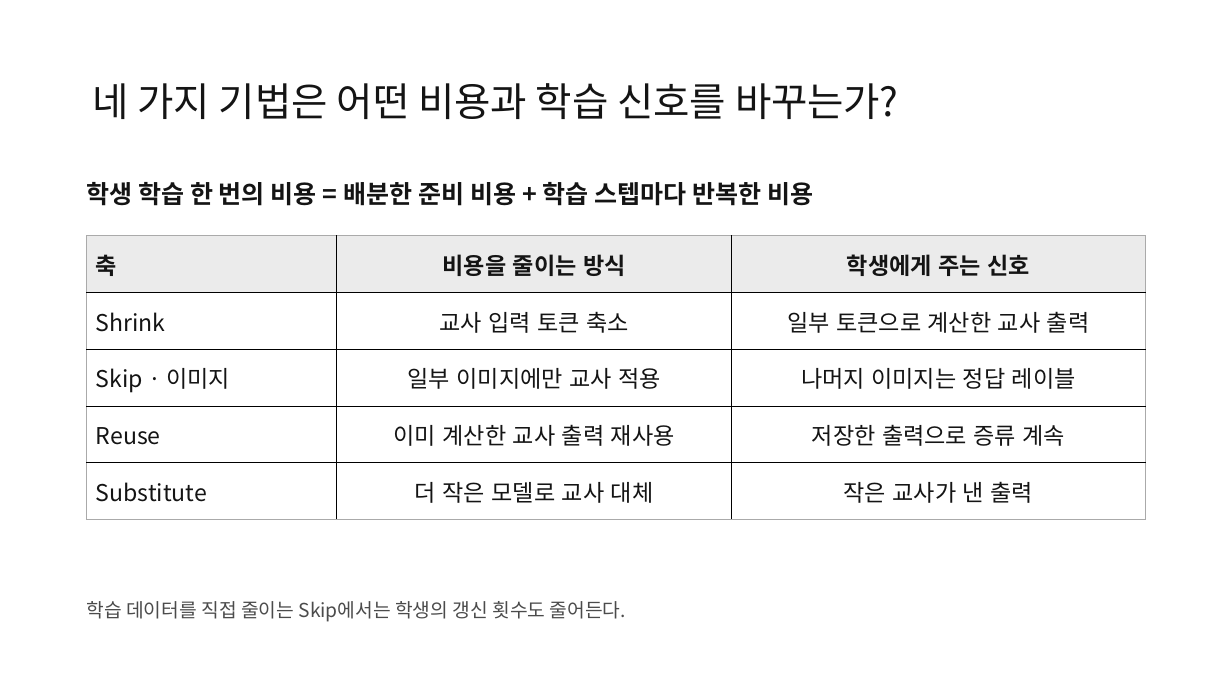
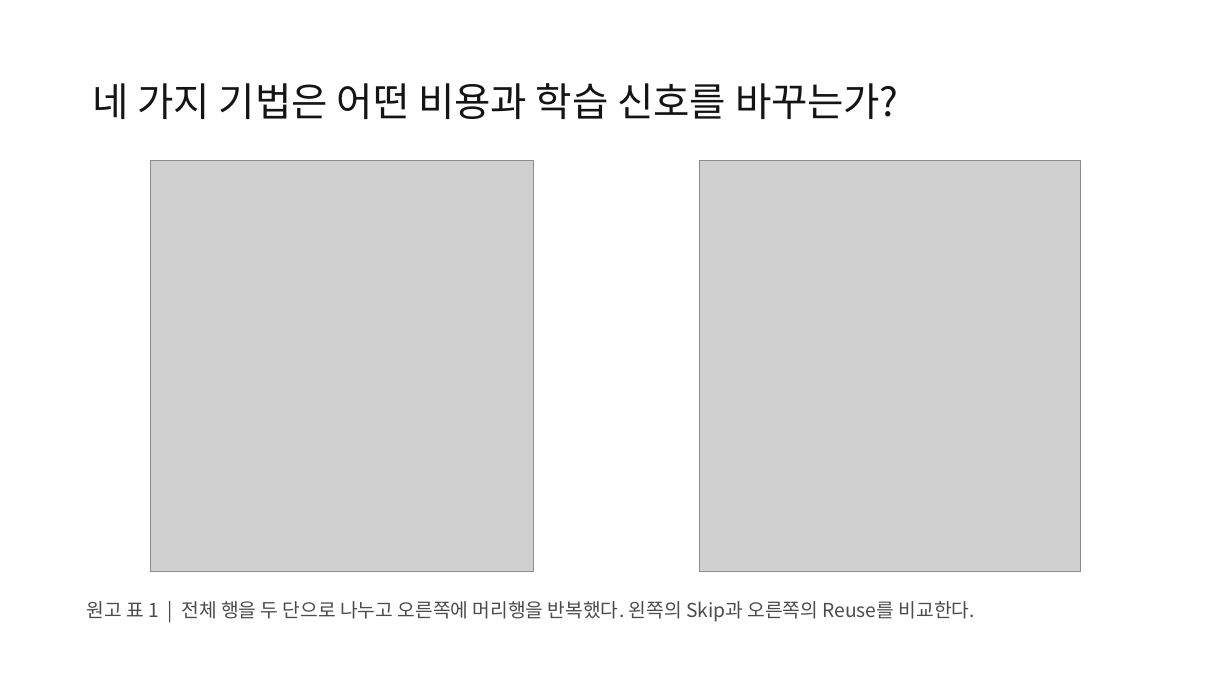
Before and after one commit to jeehoo0507/Efficient-KD-for-Vision, a slide deck: slide 5 of presentations/vision-kd-seminar/EKD-seminar.pptx. Drawn at 1232x693 pixels with LibreOffice and Linux fonts; fonts in the diff are those of the drawing; grey boxes stand for pictures. Boxes give left, top, right and bottom in pixels: in the first picture for what was removed or moved away, otherwise in the second. Text is boxed around its words. In the diff, an @@ line names an element or a change of style, - is before the commit and + after.

```diff
--- a/presentations/vision-kd-seminar/EKD-seminar.pptx
+++ b/presentations/vision-kd-seminar/EKD-seminar.pptx
@@ picture added at [151,161,533,572] @@
@@ picture added at [700,161,1081,572] @@
@@ text removed at [87,182,813,206] @@
-학생 학습 한 번의 비용 = 배분한 준비 비용 + 학습 스텝마다 반복한 비용
@@ table removed at [87,236,1146,519], 5 rows, 3 columns @@
-축 | 비용을 줄이는 방식 | 학생에게 주는 신호
-Shrink | 교사 입력 토큰 축소 | 일부 토큰으로 계산한 교사 출력
-Skip · 이미지 | 일부 이미지에만 교사 적용 | 나머지 이미지는 정답 레이블
-Reuse | 이미 계산한 교사 출력 재사용 | 저장한 출력으로 증류 계속
-Substitute | 더 작은 모델로 교사 대체 | 작은 교사가 낸 출력
@@ text at [87,601,975,622]: text changed @@
-학습 데이터를 직접 줄이는 Skip에서는 학생의 갱신 횟수도 줄어든다.
+원고 표 1 | 전체 행을 두 단으로 나누고 오른쪽에 머리행을 반복했다. 왼쪽의 Skip과 오른쪽의 Reuse를 비교한다.
```
Also in this commit, not shown: 9 other slides changed, 5 slides added, 5 slides removed, 30 other files.
